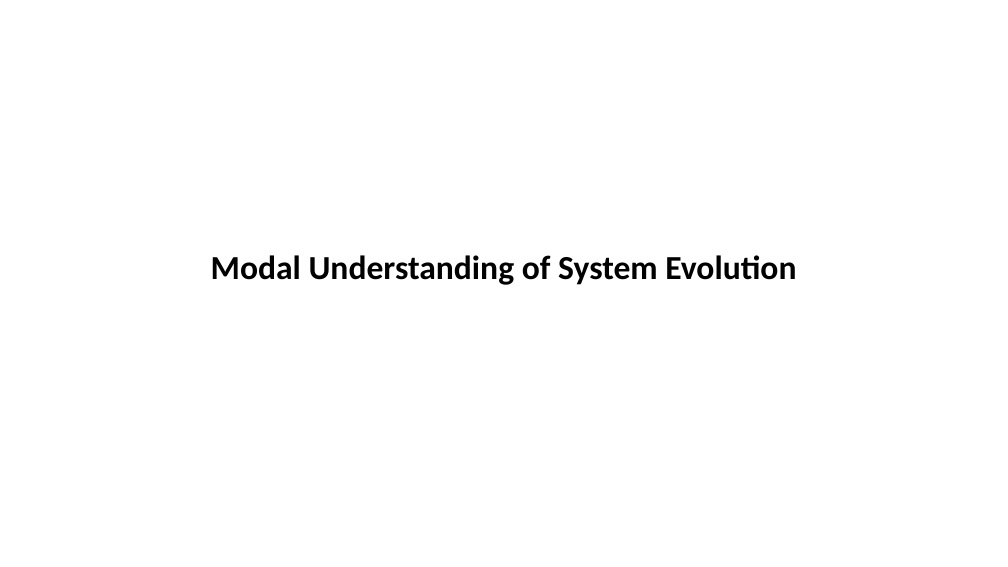
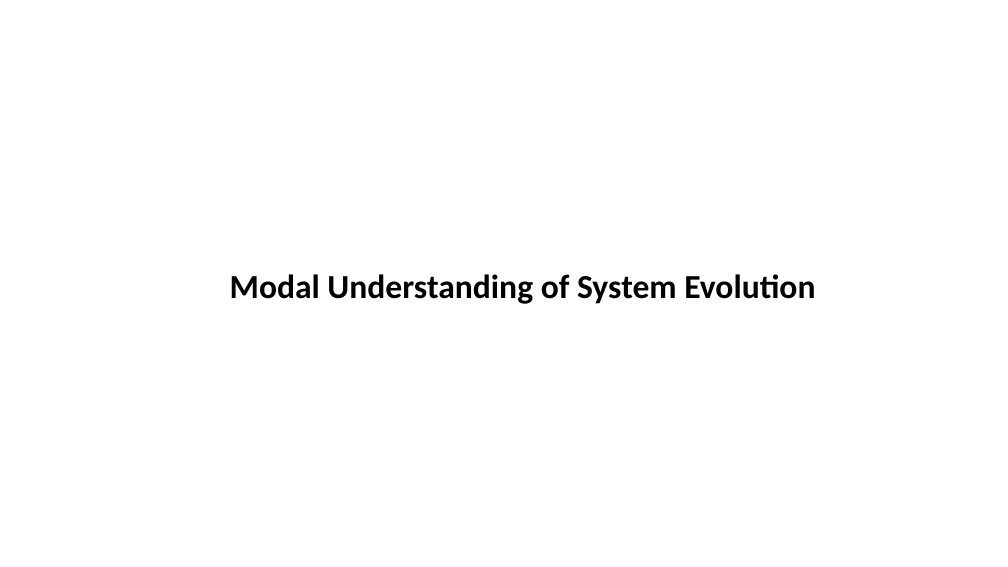
Before and after one commit to Contingent-Systems/modal_abstractions_presentations, a slide deck: slide 24 of upenn_may_24/proposal.pptx. Drawn at 1008x567 pixels with LibreOffice and Linux fonts; fonts in the diff are those of the drawing. Boxes give left, top, right and bottom in pixels: in the first picture for what was removed or moved away, otherwise in the second. Text is boxed around its words. In the diff, an @@ line names an element or a change of style, - is before the commit and + after.

```diff
--- a/upenn_may_24/proposal.pptx
+++ b/upenn_may_24/proposal.pptx
@@ title "Modal Understanding of System Evolution": place and size @@
-title "Modal Understanding of System Evolution" at (211,255,796,285)
+title "Modal Understanding of System Evolution" at (230,274,815,304)
```
Also in this commit, not shown: 12 other slides changed.
